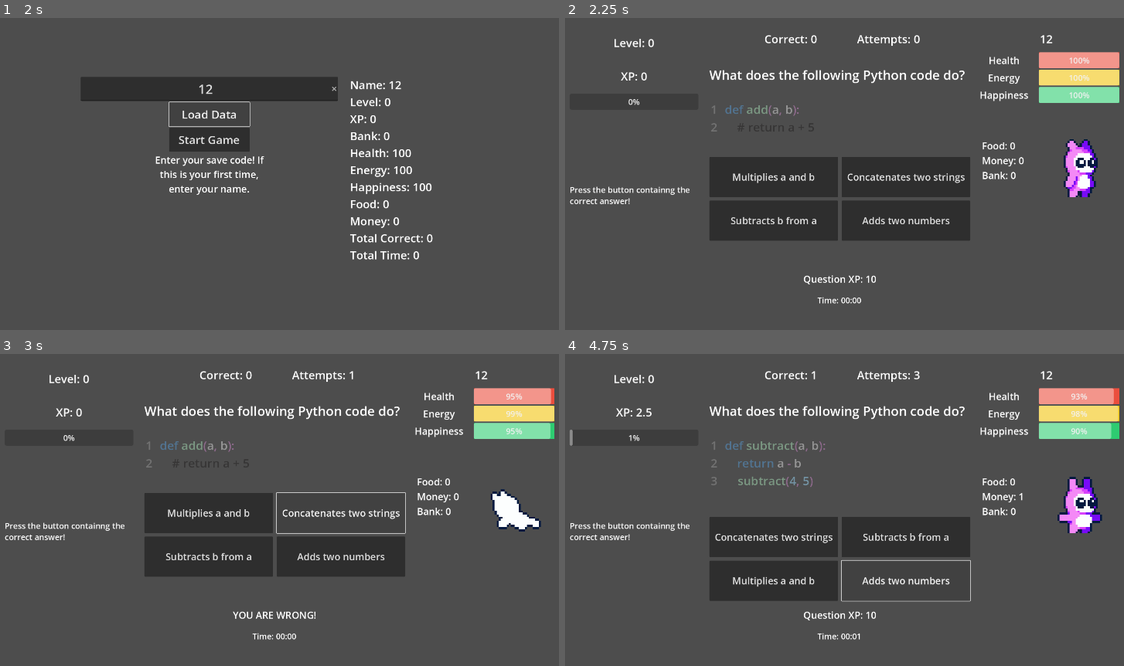
Above: before the commit, frames 1-4 (two rows, left to right).
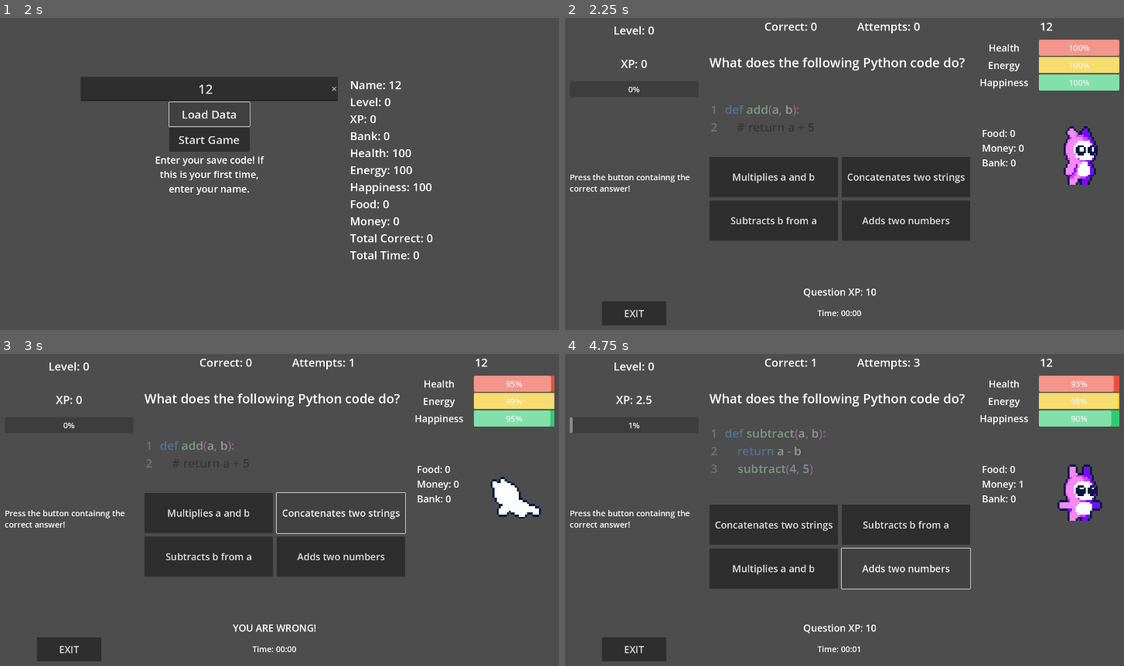
Above: after the commit, the same moments.

Repository: jweimerjr46/update-stats
Game: Godot game, scene res://main_menu.tscn
Two runs of this game, one before a commit and one after it. Both use one fixed random seed, a clock stepped at 60 frames per second and the inputs below.
Inputs (mouse positions are in pixels of both pictures, inside the frame that each line leads up to):
- Up to frame 1 (2 s): click (206, 89) at 0.52 s; type "12" at 0.6 s; click "Load Data" at 1.25 s
- Up to frame 2 (2.25 s): click "Start Game" at 2 s
- Up to frame 3 (3 s): click "Concatenates two strings" at 2.75 s
- Up to frame 4 (4.75 s): click "Subtracts b from a" at 3.5 s; click "Adds two numbers" at 4.25 s

Frame 1 is identical in both runs. In frame 2, 8.2% of the frame differs, in the area x 0-100%, y 1-99%; in frame 3, 8.2%; in frame 4, 14%.

Commit message:
Adding exit window

Diff:
--- a/quiz_screen.gd
+++ b/quiz_screen.gd
@@ -43,7 +43,7 @@
 var happiness_bar
 var xp_progress_bar
 
-@onready var message_window = $Window
+@onready var message_window = $WarningWindow
 @onready var message_label = $Window/VBoxContainer/MessageLabel
 
 var questions = []
--- a/quiz_screen.tscn
+++ b/quiz_screen.tscn
@@ -216,6 +216,13 @@
 text = "Press the button containng the correct answer!"
 fit_content = true
 
+[node name="ExitButton" type="Button" parent="HBoxContainer/VBoxContainer3"]
+custom_minimum_size = Vector2(200, 75)
+layout_mode = 2
+size_flags_horizontal = 4
+theme_override_font_sizes/font_size = 30
+text = "EXIT"
+
 [node name="MarginContainer" type="MarginContainer" parent="HBoxContainer"]
 layout_mode = 2
 theme_override_constants/margin_left = 30
@@ -470,7 +477,7 @@
 [node name="AudioStreamPlayer" type="AudioStreamPlayer" parent="."]
 stream = ExtResource("5_nw8xe")
 
-[node name="Window" type="Window" parent="."]
+[node name="WarningWindow" type="Window" parent="."]
 title = "Message"
 initial_position = 2
 size = Vector2i(650, 300)
@@ -484,14 +491,14 @@
 keep_title_visible = true
 auto_translate = false
 
-[node name="VBoxContainer" type="VBoxContainer" parent="Window"]
+[node name="VBoxContainer" type="VBoxContainer" parent="WarningWindow"]
 anchors_preset = 15
 anchor_right = 1.0
 anchor_bottom = 1.0
 grow_horizontal = 2
 grow_vertical = 2
 
-[node name="MessageLabel" type="Label" parent="Window/VBoxContainer"]
+[node name="MessageLabel" type="Label" parent="WarningWindow/VBoxContainer"]
 custom_minimum_size = Vector2(500, 200)
 layout_mode = 2
 size_flags_horizontal = 4
@@ -502,11 +509,11 @@
 You will go back to beginning of the current level, lose half of your food, and half of your coins."
 autowrap_mode = 2
 
-[node name="MessageCloseButton" type="Button" parent="Window/VBoxContainer"]
+[node name="MessageCloseButton" type="Button" parent="WarningWindow/VBoxContainer"]
 custom_minimum_size = Vector2(200, 65)
 layout_mode = 2
 size_flags_horizontal = 4
 size_flags_vertical = 4
 text = "CLOSE"
 
-[connection signal="pressed" from="Window/VBoxContainer/MessageCloseButton" to="." method="_on_button_pressed"]
+[connection signal="pressed" from="WarningWindow/VBoxContainer/MessageCloseButton" to="." method="_on_button_pressed"]
